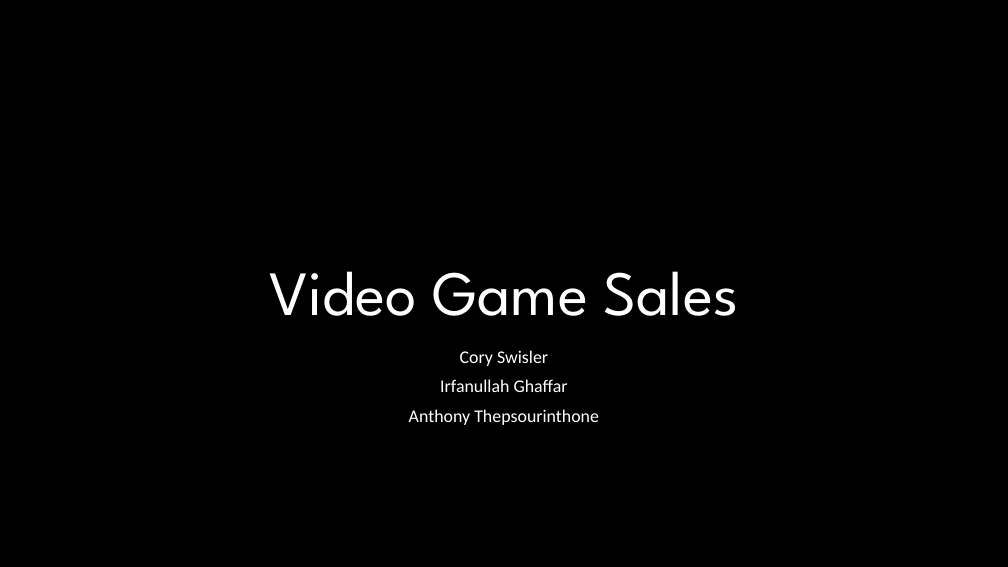
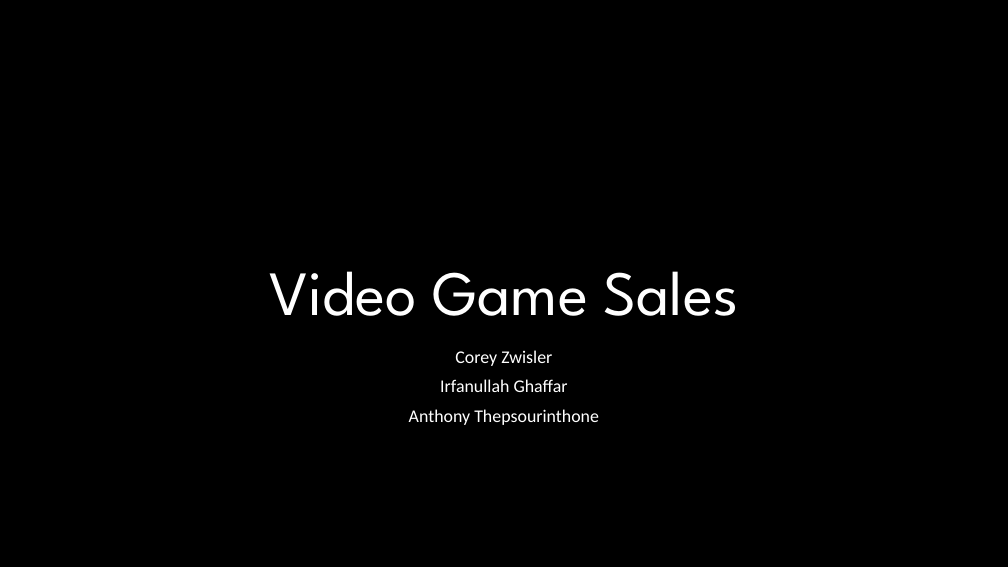
Before and after one commit to Irfan1495/Project-4, a slide deck: slide 1 of Video Game Sales.pptx. Drawn at 1008x567 pixels with LibreOffice and Linux fonts; fonts in the diff are those of the drawing; background and template pictures are left out. Boxes give left, top, right and bottom in pixels: in the first picture for what was removed or moved away, otherwise in the second. Text is boxed around its words. In the diff, an @@ line names an element or a change of style, - is before the commit and + after.

```diff
--- a/Video Game Sales.pptx
+++ b/Video Game Sales.pptx
@@ subtitle at (455,350,552,366): text changed @@
-Cory Swisler
+Corey Zwisler
```
Also in this commit, not shown: 2 other slides changed, 8 slides added, 18 other files.
